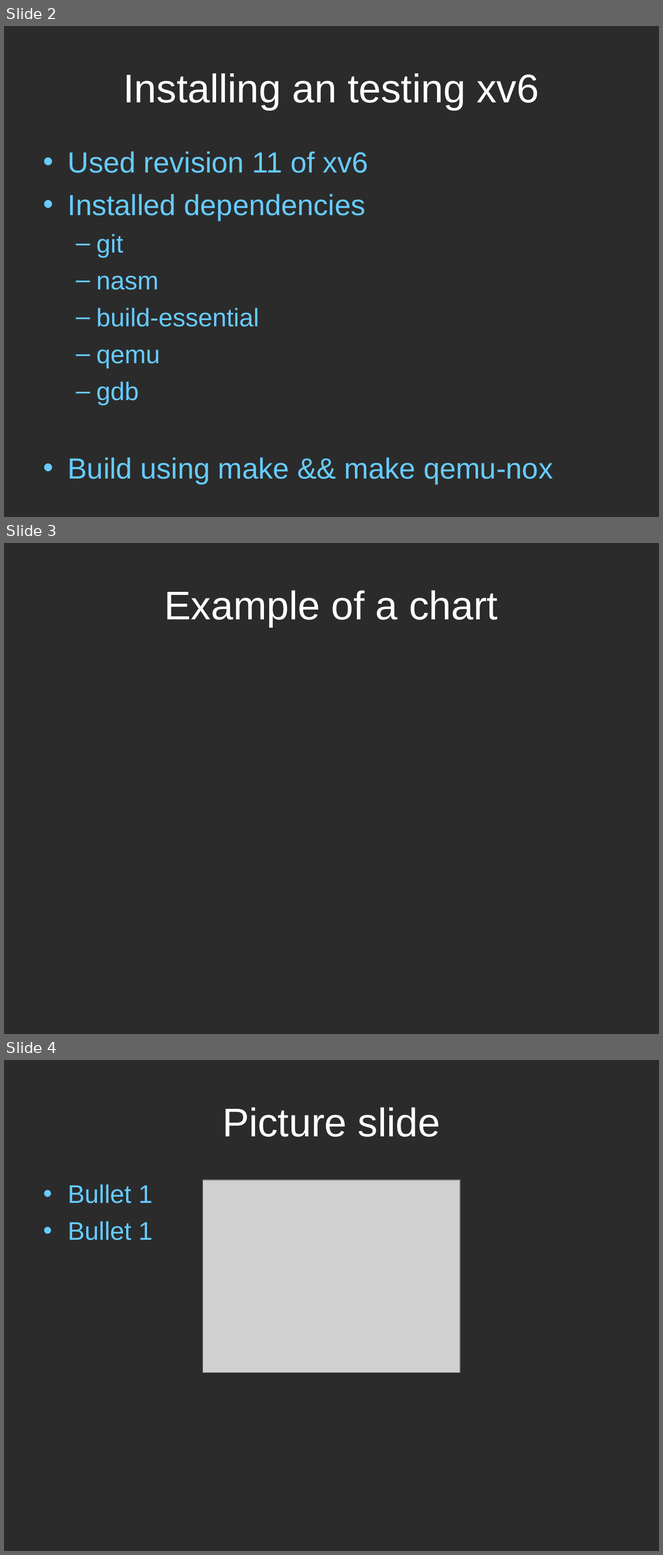
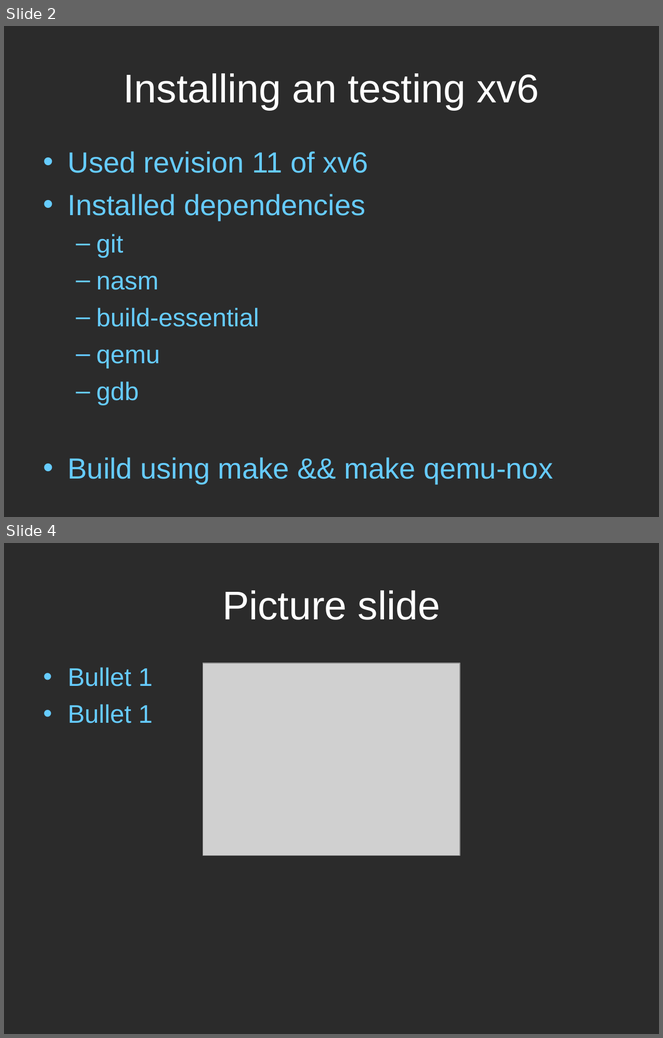
Before and after one commit to shreshthtuli/xv6, a slide deck: os1.odp. Shown one above the other, each under a label of ours: slides 2, 3 and 4 before the commit, slides 2 and 4 after it; the slides between them are not shown. The pictures are 663x1555 and 663x1038 pixels, drawn with LibreOffice and Linux fonts; fonts in the diff are those of the drawing; grey boxes stand for pictures; background and template pictures are left out; a plain dark background stands for a picture behind light text. Boxes give left, top, right and bottom in pixels: in the first picture for what was removed or moved away, otherwise in the second. Text is boxed around its words. In the diff, an @@ line names an element or a change of style, - is before the commit and + after.

```diff
--- a/os1.odp
+++ b/os1.odp
@@ slide 3 removed at [4, 543, 659, 1034], background picture (left out) @@
@@ title removed at [165, 590, 498, 627] @@
-Example of a chart
```
Also in this commit, not shown: 1 slide added, 4 other files.
